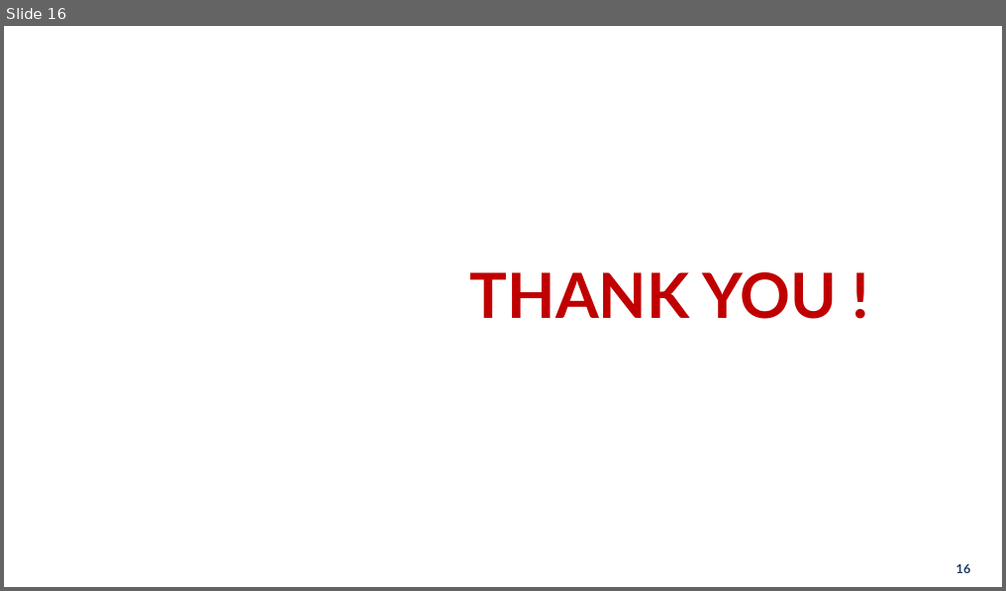
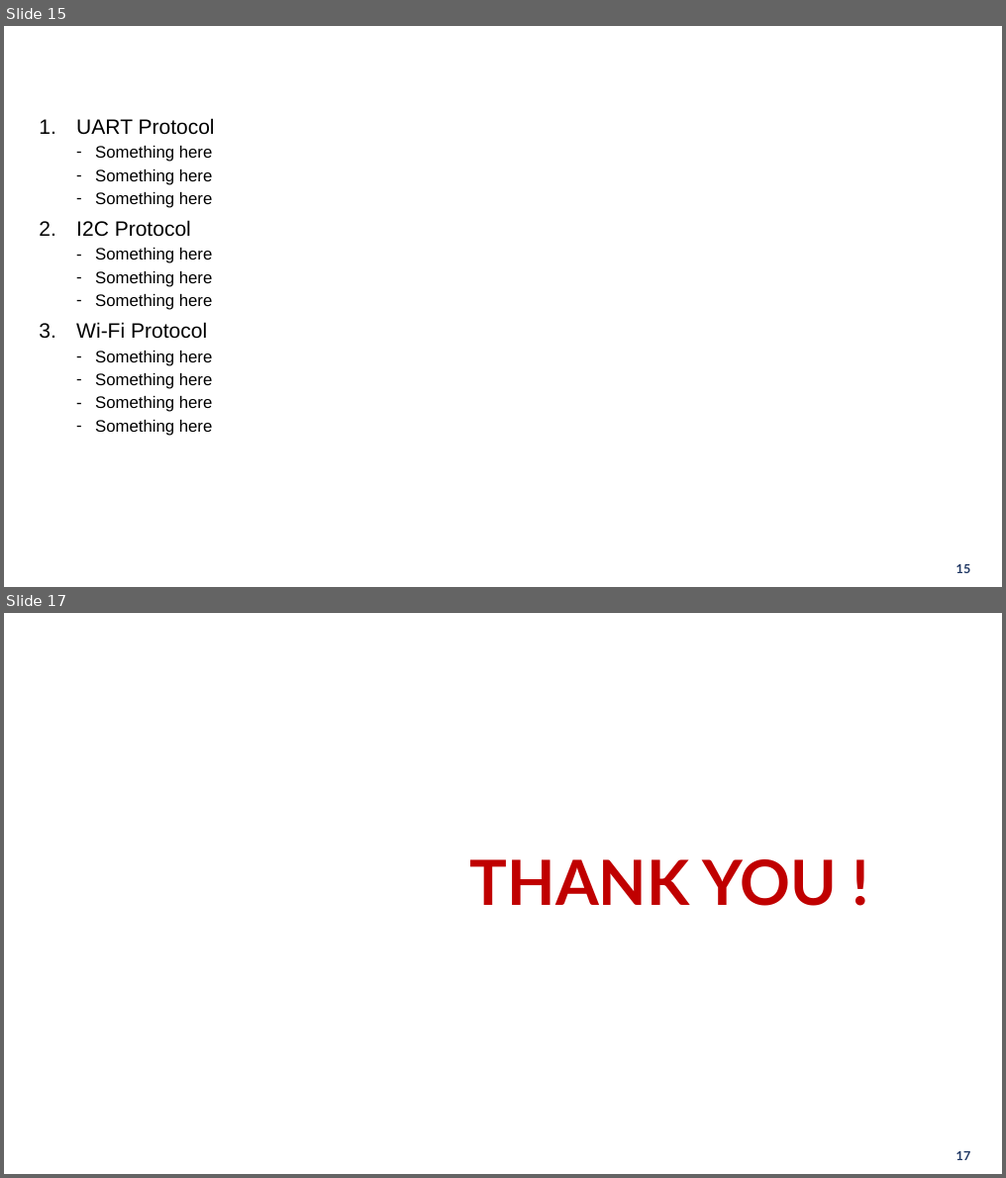
Before and after one commit to ndmbka2k/DATN, a slide deck: POWERPOINT/GraduationThesis_pp.pptx. Shown one above the other, each under a label of ours: slide 16 before the commit, slides 15 and 17 after it; the slides between them are not shown. The pictures are 1006x591 and 1006x1178 pixels, drawn with LibreOffice and Linux fonts; fonts in the diff are those of the drawing; background and template pictures are left out. Boxes give left, top, right and bottom in pixels: in the first picture for what was removed or moved away, otherwise in the second. Text is boxed around its words. In the diff, an @@ line names an element or a change of style, - is before the commit and + after.

```diff
--- a/POWERPOINT/GraduationThesis_pp.pptx
+++ b/POWERPOINT/GraduationThesis_pp.pptx
@@ slide 15 added at (4,26,1002,587), background picture (left out) @@
@@ title added at (32,35,974,71), 28 pt, text #FFFFFF, bold @@
+Chapter 5: Communication
@@ text added at (76,118,215,436), 16 pt, text #000000 @@
+1. UART Protocol
+  – Something here
+  – Something here
+  – Something here
+2. I2C Protocol
+  – Something here
+  – Something here
+  – Something here
+3. Wi-Fi Protocol
+  – Something here
+  – Something here
+  – Something here
+  – Something here
@@ page number added at (956,565,971,573), 12 pt, text #203864, bold @@
+15
@@ what was slide 16 is now slide 17 @@
@@ page number at (956,1152,971,1160): text changed @@
-16
+17
```
Also in this commit, not shown: 5 slides changed, 2 other files.
